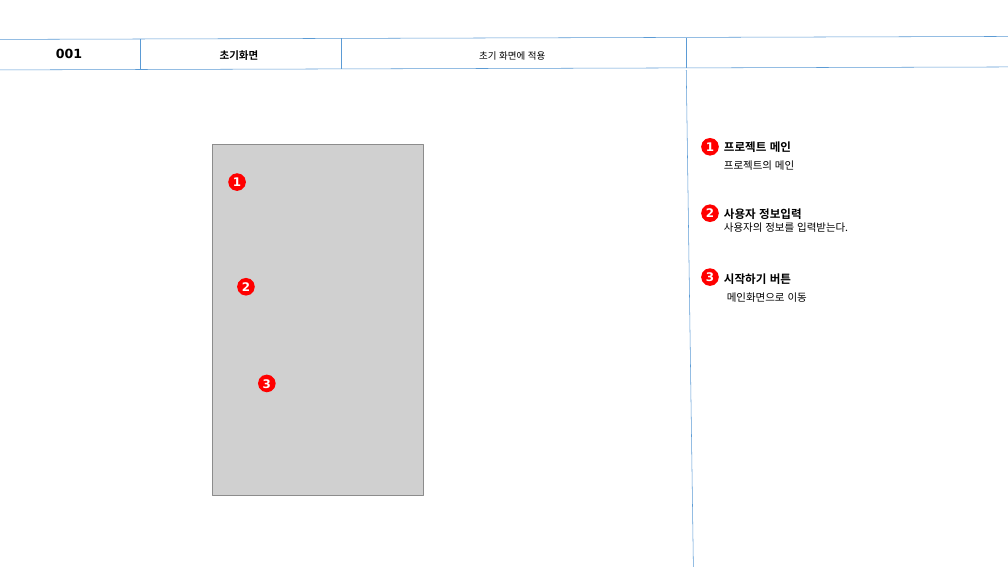
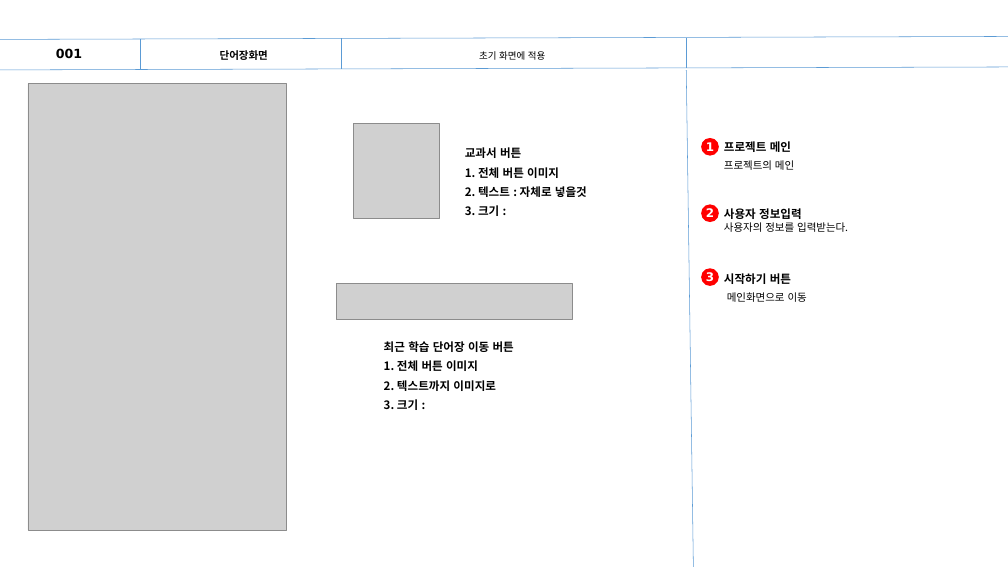
Before and after one commit to Park-SeungWon/App, a slide deck: slide 1 of 문서/스토리보드.pptx. Drawn at 1008x567 pixels with LibreOffice and Linux fonts; fonts in the diff are those of the drawing; grey boxes stand for pictures. Boxes give left, top, right and bottom in pixels: in the first picture for what was removed or moved away, otherwise in the second. Text is boxed around its words. In the diff, an @@ line names an element or a change of style, - is before the commit and + after.

```diff
--- a/문서/스토리보드.pptx
+++ b/문서/스토리보드.pptx
@@ text at bbox=[220, 50, 268, 60]: text changed @@
-초기화면
+단어장화면
@@ picture added at bbox=[28, 84, 287, 530] @@
@@ picture removed at bbox=[212, 144, 423, 495] @@
@@ picture added at bbox=[353, 123, 439, 219] @@
@@ text added at bbox=[465, 147, 587, 216], 11 pt, text #000000, bold @@
+교과서 버튼
+1. 전체 버튼 이미지
+2. 텍스트 : 자체로 넣을것
+3. 크기 :
@@ ellipse removed at bbox=[228, 173, 246, 191] @@
-1
@@ ellipse removed at bbox=[237, 278, 255, 296] @@
-2
@@ picture added at bbox=[337, 284, 572, 320] @@
@@ text added at bbox=[384, 341, 514, 410], 11 pt, text #000000, bold @@
+최근 학습 단어장 이동 버튼
+1. 전체 버튼 이미지
+2. 텍스트까지 이미지로
+3. 크기 :
@@ ellipse removed at bbox=[258, 375, 275, 392] @@
-3
```
Also in this commit, not shown: 56 other files.
